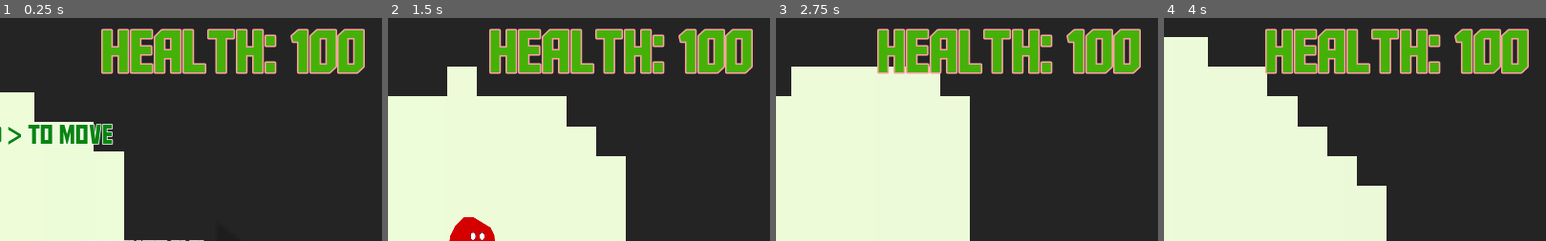
Above: before the commit, frames 1-4 (left to right).
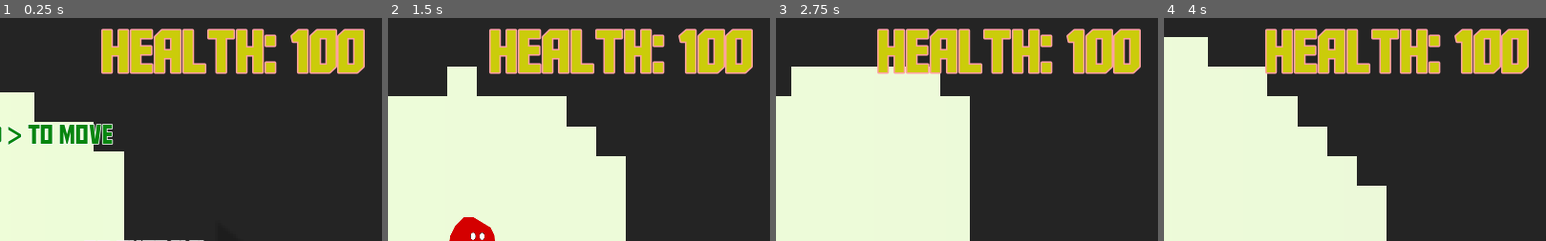
Above: after the commit, the same moments.

Repository: glitchcore/comfort
Game: Godot game, scene res://Scenes/BaseLevel.tscn
Two runs of this game, one before a commit and one after it. Both use one fixed random seed, a clock stepped at 60 frames per second and the inputs below.
Inputs:
- Up to frame 1 (0.25 s): no input
- Up to frame 2 (1.5 s): tap Space (jump) at 0.5, 0.77, 1.25 s; hold Right (ui_right) from 0.53 s (still down)
- Up to frame 3 (2.75 s): tap Space (jump) at 1.52, 2 s; release Right (ui_right) at 2.03 s; hold Left (ui_left) from 2.03 s (still down)
- Up to frame 4 (4 s): tap Space (jump) at 2.75, 3.02, 3.5, 3.77 s; release Left (ui_left) at 2.78 s; hold Right (ui_right) from 2.78 s (still down)
The pictures show only the part of the screen within x 50-100%, y 0-50%; the shares and areas given below are measured in that part.

The runs differ from the first frame. In frame 1, 7.8% of the frame differs, in the area x 26-96%, y 5-25%; in frame 2, 7.8%; in frame 3, 7.8%; in frame 4, 7.8%.

Commit message:
change health colore logic

Diff:
--- a/Scenes/BaseLevel.tscn
+++ b/Scenes/BaseLevel.tscn
@@ -394,10 +394,10 @@
 text = "Press space to jump"
 
 [node name="Label4" type="Label" parent="TutorialStatic"]
-margin_left = 3864.0
-margin_top = -1808.0
-margin_right = 4338.0
-margin_bottom = -1777.0
+margin_left = 3866.0
+margin_top = -1737.0
+margin_right = 4356.0
+margin_bottom = -1706.0
 custom_colors/font_color = Color( 0.027451, 0.521569, 0.0588235, 1 )
 custom_fonts/font = SubResource( 8 )
 text = "Your comfort zone follows you..."
@@ -512,6 +512,98 @@
 [node name="Arrow29" parent="LevelHints" instance=ExtResource( 13 )]
 position = Vector2( 2293, -2983 )
 rotation = 3.14159
+
+[node name="Arrow30" parent="LevelHints" instance=ExtResource( 13 )]
+position = Vector2( 2912, -3094 )
+rotation = 3.14159
+
+[node name="Arrow31" parent="LevelHints" instance=ExtResource( 13 )]
+position = Vector2( 2913, -3175 )
+rotation = 3.14159
+
+[node name="Arrow32" parent="LevelHints" instance=ExtResource( 13 )]
+position = Vector2( 2914, -3259 )
+rotation = 3.14159
+
+[node name="Arrow33" parent="LevelHints" instance=ExtResource( 13 )]
+position = Vector2( 3441, -2494 )
+rotation = 3.14159
+
+[node name="Arrow34" parent="LevelHints" instance=ExtResource( 13 )]
+position = Vector2( 3442, -2575 )
+rotation = 3.14159
+
+[node name="Arrow35" parent="LevelHints" instance=ExtResource( 13 )]
+position = Vector2( 3443, -2659 )
+rotation = 3.14159
+
+[node name="Arrow36" parent="LevelHints" instance=ExtResource( 13 )]
+position = Vector2( 3746, -3291 )
+rotation = 3.14159
+
+[node name="Arrow37" parent="LevelHints" instance=ExtResource( 13 )]
+position = Vector2( 3747, -3372 )
+rotation = 3.14159
+
+[node name="Arrow38" parent="LevelHints" instance=ExtResource( 13 )]
+position = Vector2( 3748, -3456 )
+rotation = 3.14159
+
+[node name="Arrow42" parent="LevelHints" instance=ExtResource( 13 )]
+position = Vector2( 4382, -3509 )
+rotation = 3.14159
+
+[node name="Arrow39" parent="LevelHints" instance=ExtResource( 13 )]
+position = Vector2( 4238, -2664 )
+rotation = 1.5708
+
+[node name="Arrow40" parent="LevelHints" instance=ExtResource( 13 )]
+position = Vector2( 4239, -2745 )
+rotation = 1.5708
+
+[node name="Arrow41" parent="LevelHints" instance=ExtResource( 13 )]
+position = Vector2( 4240, -2829 )
+rotation = 1.5708
+
+[node name="Arrow44" parent="LevelHints" instance=ExtResource( 13 )]
+position = Vector2( 5034, -2565 )
+
+[node name="Arrow45" parent="LevelHints" instance=ExtResource( 13 )]
+position = Vector2( 5034, -2649 )
+
+[node name="Arrow46" parent="LevelHints" instance=ExtResource( 13 )]
+position = Vector2( 5035, -2733 )
+
+[node name="Arrow47" parent="LevelHints" instance=ExtResource( 13 )]
+position = Vector2( 4819, -3060 )
+
+[node name="Arrow48" parent="LevelHints" instance=ExtResource( 13 )]
+position = Vector2( 4820, -3141 )
+
+[node name="Arrow49" parent="LevelHints" instance=ExtResource( 13 )]
+position = Vector2( 4821, -3225 )
+
+[node name="Arrow50" parent="LevelHints" instance=ExtResource( 13 )]
+position = Vector2( 4675, -4115 )
+
+[node name="Arrow51" parent="LevelHints" instance=ExtResource( 13 )]
+position = Vector2( 4676, -4196 )
+
+[node name="Arrow52" parent="LevelHints" instance=ExtResource( 13 )]
+position = Vector2( 4677, -4280 )
+
+[node name="Arrow53" parent="LevelHints" instance=ExtResource( 13 )]
+position = Vector2( 3482, -4103 )
+
+[node name="Arrow54" parent="LevelHints" instance=ExtResource( 13 )]
+position = Vector2( 3483, -4184 )
+
+[node name="Arrow55" parent="LevelHints" instance=ExtResource( 13 )]
+position = Vector2( 3484, -4268 )
+
+[node name="Arrow43" parent="LevelHints" instance=ExtResource( 13 )]
+position = Vector2( 4824, -3748 )
+rotation = 1.5708
 
 [connection signal="body_entered" from="PortalToGame" to="Store" method="_on_PortalToGame_body_entered"]
 [connection signal="body_entered" from="GameAreas/StartArea" to="Store" method="_on_StartArea_body_entered"]
--- a/UserInterface/GameData.gd
+++ b/UserInterface/GameData.gd
@@ -10,12 +10,13 @@
 	update_hp(store.hp, 0)
 
 func update_hp(hp, damage):
-	if hp >= GOOD_HEALTH:
+	if damage < 0:
 		$Health.set("custom_colors/font_color", Color("45b108"))
-	elif hp >= LOW_HEALTH:
+	elif damage == 0:
 		$Health.set("custom_colors/font_color", Color("cbcc0a"))
 	else:
 		$Health.set("custom_colors/font_color", Color("eb1616"))
+
 	if hp > 0:
 		$Health.text = ("-" if damage > 0 else " ") + "Health: %s" % hp
 	else:
--- a/UserInterface/GameData.tscn
+++ b/UserInterface/GameData.tscn
@@ -26,7 +26,7 @@
 margin_top = 12.0
 margin_right = -26.0
 margin_bottom = 191.8
-custom_colors/font_color = Color( 0.796078, 0.8, 0.0392157, 1 )
+custom_colors/font_color = Color( 0.270588, 0.694118, 0.0313726, 1 )
 custom_fonts/font = SubResource( 1 )
 text = "Health: %s"
 align = 2
